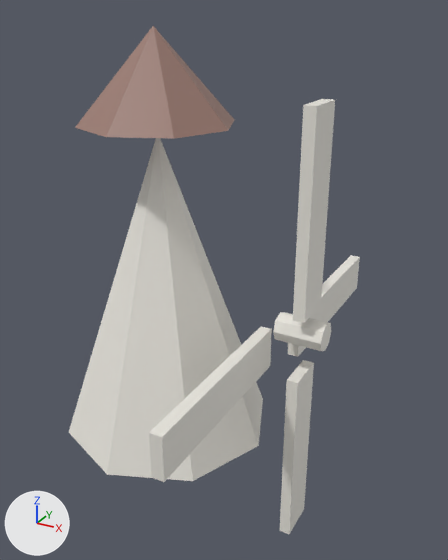
The glTF model public/studio/v2.15.0/d_windmill/model.glb: old version first, new version second.
One viewpoint serves both versions: a 50 mm camera at (3.6, -5.17, 6.24) aimed at (0.65, 0.19, 3.56). The axes (+X, +Y, +Z) are drawn at lower left. The lights are the same throughout. The older version comes first. Where no turn or scale is listed for an object, it has been applied to the vertices.

The first picture shows 'part0', 'part1', 'part2', 'part3', 'part4', 'part5', 'part6'.
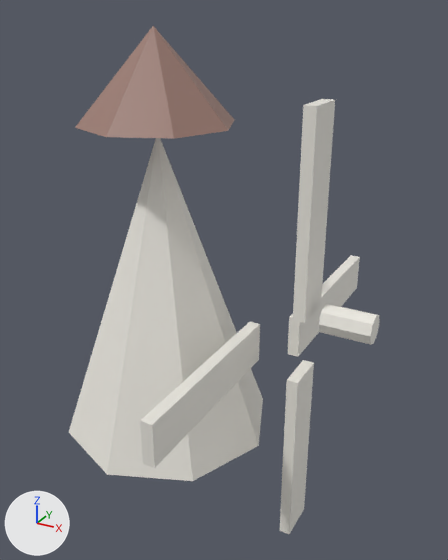
What differs and where, as boxes (x1, y1, x2, y2) in the pictures (448 x 560 px):
'part6', moved
    before: (149, 326, 272, 482)
    after: (140, 322, 260, 468)
'part2', moved
    before: (273, 312, 331, 351)
    after: (319, 304, 379, 345)

What the commit changed:
me_geometry_2 is used by ob_part2; location (0.0, 0.0, 0.0).
me_geometry_2 had 18 vertices, 32 faces and spanned x 1.395..1.895, y -0.15..0.15, z 3.13..3.43.
me_geometry_2 now has 18 vertices, 32 faces and spans x 1.86..2.36, y -0.15..0.15, z 3.333..3.633.
me_geometry_2 part 1: the whole mesh is moved by (0.465, 0.0, 0.202).
me_geometry_6 is used by ob_part6; location (0.0, 0.0, 0.0).
me_geometry_6 had 8 vertices, 12 faces and spanned x 1.19..1.31, y -2.0..0.0, z 2.78..3.22.
me_geometry_6 now has 8 vertices, 12 faces and spans x 0.98..1.1, y -1.83..0.17, z 2.71..3.15.
me_geometry_6 part 2: the whole mesh is moved by (-0.21, 0.17, -0.07).
